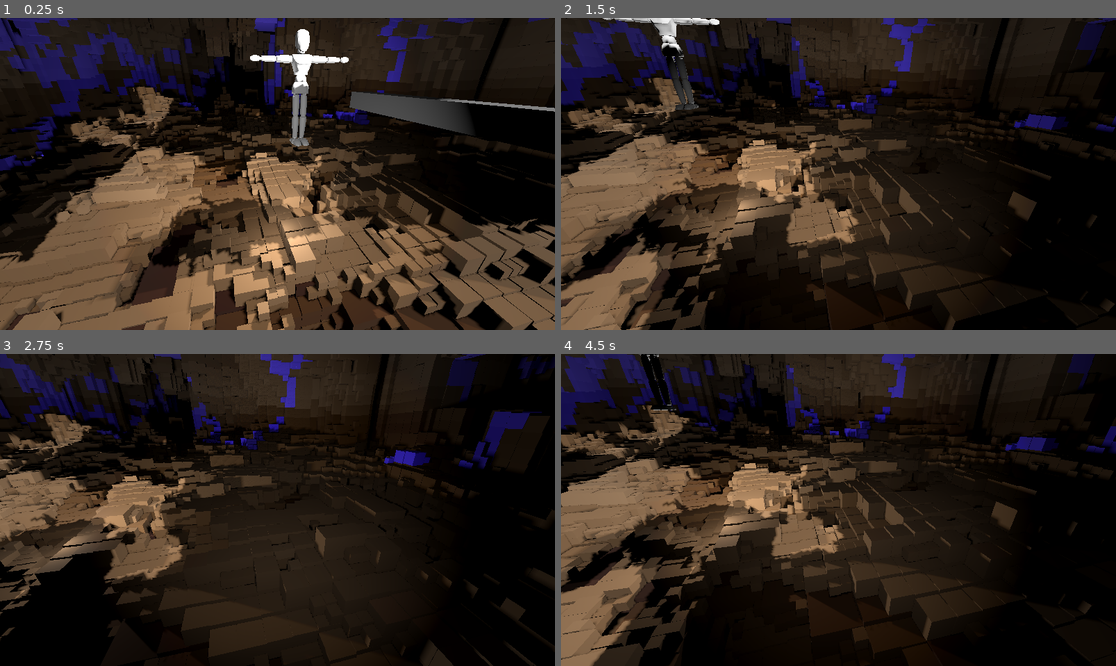
Above: before the commit, frames 1-4 (two rows, left to right).
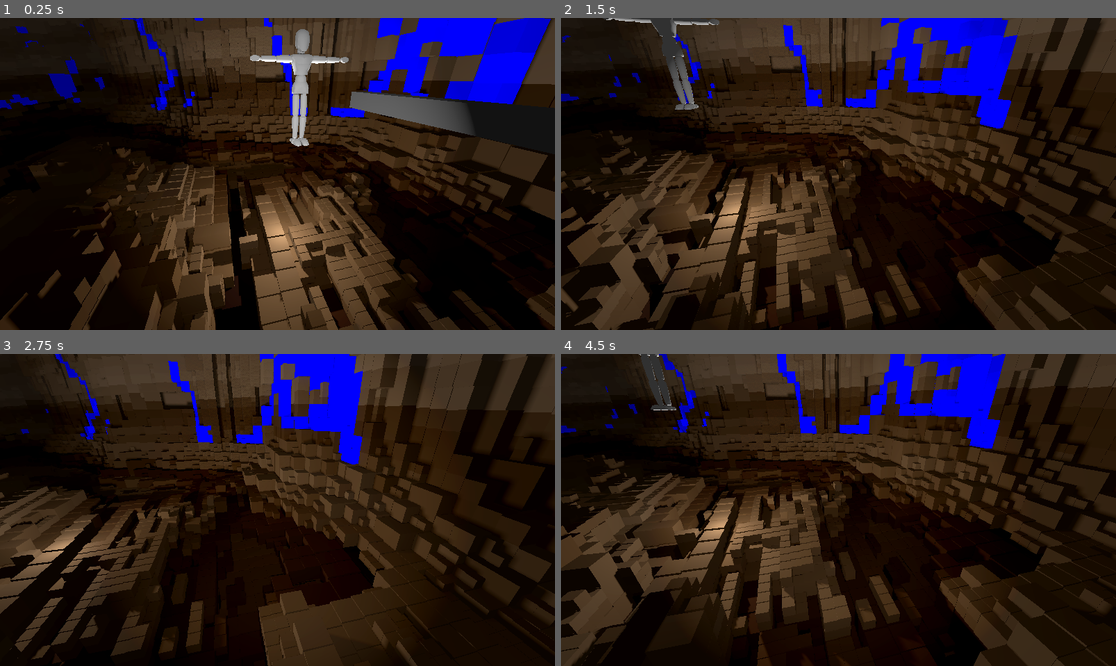
Above: after the commit, the same moments.

Repository: CodedNil/TestingVoxels
Game: Godot game, scene res://main_scene.tscn
Same seed, same stepped clock (60 frames per second), same inputs: the game is played once before the commit and once after it.
Inputs (mouse positions are in pixels of both pictures, inside the frame that each line leads up to):
- Up to frame 1 (0.25 s): no input
- Up to frame 2 (1.5 s): tap Enter at 0.5 s; move the mouse to (960, 158) at 0.52 s; hold D 0.53-1.25 s; tap Q at 0.6 s; click (960, 158) at 0.67 s; drag from (727, 189) to (810, 236) at 1.27 s
- Up to frame 3 (2.75 s): tap Space at 2 s; move the mouse to (333, 441) at 2.02 s; hold D from 2.03 s (still down); tap Shift at 2.1 s
- Up to frame 4 (4.5 s): release D at 2.75 s; drag from (810, 572) to (672, 463) at 2.77 s; tap Enter at 3.5 s; move the mouse to (1005, 556) at 3.52 s; hold A 3.53-4.25 s; tap Q at 3.6 s; drag from (672, 463) to (755, 432) at 4.27 s

The runs differ from the first frame. In frame 1, 68% of the frame differs, in the area x 0-100%, y 0-100%; in frame 2, 61%; in frame 3, 55%; in frame 4, 58%.
Error before the commit: Invalid call. Nonexistent function 'get_instance_count' in base 'float'. (res://voxel_gen.gd:380)

Commit message:
Added WorldEnvironment, Fog GI etc and voxelMaterials including emissive

Diff:
--- a/main_scene.tscn
+++ b/main_scene.tscn
@@ -8,6 +8,31 @@
 
 [sub_resource type="BoxMesh" id="BoxMesh_setls"]
 size = Vector3(0.1, 0.1, 1)
+
+[sub_resource type="Environment" id="Environment_0p6un"]
+background_mode = 1
+ambient_light_source = 2
+ambient_light_color = Color(0.196078, 0.196078, 0.196078, 1)
+ssr_enabled = true
+ssao_enabled = true
+ssao_detail = 5.0
+ssil_enabled = true
+sdfgi_enabled = true
+sdfgi_read_sky_light = false
+sdfgi_y_scale = 0
+sdfgi_energy = 3.0
+glow_enabled = true
+volumetric_fog_enabled = true
+volumetric_fog_albedo = Color(0.352941, 0.352941, 0.352941, 1)
+volumetric_fog_emission_energy = 0.0
+volumetric_fog_gi_inject = 10.61
+volumetric_fog_ambient_inject = 0.16
+volumetric_fog_sky_affect = 0.0
+volumetric_fog_temporal_reprojection_enabled = false
+
+[sub_resource type="CameraAttributesPractical" id="CameraAttributesPractical_eb5yk"]
+auto_exposure_enabled = true
+auto_exposure_min_sensitivity = 30.0
 
 [node name="MainScene" type="Node3D"]
 
@@ -27,10 +52,6 @@
 shadow_enabled = true
 omni_range = 25.0
 
-[node name="DirectionalLight3D" type="DirectionalLight3D" parent="."]
-transform = Transform3D(0.866025, -0.353553, 0.353553, 0, 0.707107, 0.707107, -0.5, -0.612372, 0.612372, 4.53756, 2.12132, -0.0423937)
-shadow_enabled = true
-
 [node name="Character" type="MeshInstance3D" parent="."]
 transform = Transform3D(0.3, 0, 0, 0, 0.3, 0, 0, 0, 0.3, 0, 0, 0)
 mesh = ExtResource("3_o8nm8")
@@ -40,3 +61,7 @@
 transform = Transform3D(1, 0, 0, 0, 1, 0, 0, 0, 1, -0.27854, 0.875934, 2.51841)
 mesh = SubResource("BoxMesh_setls")
 skeleton = NodePath("")
+
+[node name="WorldEnvironment" type="WorldEnvironment" parent="."]
+environment = SubResource("Environment_0p6un")
+camera_attributes = SubResource("CameraAttributesPractical_eb5yk")
--- a/voxel_gen.gd
+++ b/voxel_gen.gd
@@ -35,7 +35,7 @@
 		# Base world variables
 		# World height offset for nice gradient slopes, -2 to 2, could have caves going uphill or downhill
 		var worldNoise: FastNoiseLite = getNoise(0.03, 1234)
-		var height: float = worldNoise.get_noise_2dv(pos2d) * 2
+		var height: float = worldNoise.get_noise_2dv(pos2d / 10) * 10
 		# Temperature scale, between 0 cold and 1 hot
 		var temperature: float = 0.5 + worldNoise.get_noise_2dv(pos2d) * 0.5
 		# Humidity scale, between 0 dry and 1 wet
@@ -43,19 +43,20 @@
 		# Lushness scale, between 0 barren and 1 lush
 		var lushness: float = 0.5 + worldNoise.get_noise_2dv(pos2d) * 0.5
 
+		# Get position offset by noise, so it is not on a perfect grid
+		var horizontalOffset = Vector2(
+			worldNoise.get_noise_1d(pos2d.y / 4) * 60,
+			worldNoise.get_noise_1d(pos2d.x / 4) * 60,
+		)
+
 		# Get data for the room
 		# Get 2d room center position, pos2d snapped to nearest room spacing point
 		var roomPosition: Vector2 = Vector2(
 			round(pos2d.x / roomSpacing) * roomSpacing,
 			round(pos2d.y / roomSpacing) * roomSpacing
-		)
+		) + horizontalOffset
 		# Get room noise seed, based on room position
 		var roomSeed: float = roomPosition.x + roomPosition.y * 123
-		# Get room position offset by noise, so rooms are not perfectly aligned
-		roomPosition += Vector2(
-			worldNoise.get_noise_1d(roomPosition.y) * 30,
-			worldNoise.get_noise_1d(roomPosition.x) * 30,
-		)
 		# Get angle from center with x and z, from -pi to pi
 		var roomAngle: float = pos2d.angle_to_point(roomPosition)
 		# Get 2d distance from center with x and z
@@ -73,10 +74,10 @@
 		)
 
 		# Get data for the corridors
-		var corridorWidth: float = 6 + getNoise(0.3, roomSeed).get_noise_2dv(pos2d) * 8
+		var corridorWidth: float = 6 + worldNoise.get_noise_2dv(pos2d) * 8
 		var corridorDist: float = min(
-			abs(pos2d.x + getNoise(0.3, roomSeed).get_noise_1d(pos2d.y) * 8 - roomPosition.x),
-			abs(pos2d.y + getNoise(0.3, roomSeed).get_noise_1d(pos2d.x) * 8 - roomPosition.y),
+			abs(pos2d.x + worldNoise.get_noise_1d(pos2d.y) * 8 - roomPosition.x),
+			abs(pos2d.y + worldNoise.get_noise_1d(pos2d.x) * 8 - roomPosition.y),
 		)
 
 		return {
@@ -124,6 +125,28 @@
 			"inside3d": data3d.inside3d,
 		}
 
+# Define the materials
+var voxelMaterials: Dictionary = {}
+func _ready():
+	# Standard
+	voxelMaterials['standard'] = StandardMaterial3D.new()
+	voxelMaterials['standard'].albedo_color = Color(1, 1, 1)
+	voxelMaterials['standard'].vertex_color_use_as_albedo = true
+	voxelMaterials['standard'].shading_mode = StandardMaterial3D.SHADING_MODE_PER_VERTEX
+	voxelMaterials['standard'].roughness = 1
+	# Blue magic
+	voxelMaterials['bluemagic'] = StandardMaterial3D.new()
+	voxelMaterials['bluemagic'].albedo_color = Color(1, 1, 1)
+	voxelMaterials['bluemagic'].vertex_color_use_as_albedo = true
+	voxelMaterials['bluemagic'].shading_mode = StandardMaterial3D.SHADING_MODE_PER_VERTEX
+	voxelMaterials['bluemagic'].emission_enabled = true
+	voxelMaterials['bluemagic'].emission_energy = 1
+	voxelMaterials['bluemagic'].emission = Color(0, 0, 0.5)
+	voxelMaterials['bluemagic'].rim_enabled = true
+	voxelMaterials['bluemagic'].rim = 1
+	voxelMaterials['bluemagic'].rim_tint = 0.5
+
+
 # Chunk class
 class Chunk:
 	extends Node3D
@@ -140,29 +163,36 @@
 	# Create a chunk at a position
 	func _init(initPos):
 		pos = initPos
+
+	# Create the meshes for the chunk
+	func initMeshes():
 		# Create multi meshes for each subdivision level
 		var cVoxelSize: float = chunkSize
 		while cVoxelSize > smallestVoxelSize:
 			cVoxelSize /= 2
 
 			if cVoxelSize <= largestVoxelSize:
-				# Create the multi mesh instance
-				var multiMesh: MultiMesh = MultiMesh.new()
-				multiMesh.transform_format = MultiMesh.TRANSFORM_3D
-				multiMesh.use_colors = true
-				multiMesh.use_custom_data = false
-				multiMesh.instance_count = 0
-				multiMesh.mesh = BoxMesh.new()
-				multiMesh.mesh.size = Vector3(cVoxelSize, cVoxelSize, cVoxelSize)
-				var meshInstance: MultiMeshInstance3D = MultiMeshInstance3D.new()
-				meshInstance.multimesh = multiMesh
-				# Add material
-				meshInstance.material_override = StandardMaterial3D.new()
-				meshInstance.material_override.albedo_color = Color(1, 1, 1)
-				meshInstance.material_override.vertex_color_use_as_albedo = true
-				# Add to scene
-				add_child(meshInstance)
-				multiMeshes[cVoxelSize] = [multiMesh]
+				# Create the multi mesh instances per material
+				var meshes = {}
+				var materials = get_parent().voxelMaterials
+				for material in materials:
+					var multiMesh: MultiMesh = MultiMesh.new()
+					multiMesh.transform_format = MultiMesh.TRANSFORM_3D
+					multiMesh.use_colors = true
+					multiMesh.use_custom_data = false
+					multiMesh.instance_count = 0
+					multiMesh.mesh = BoxMesh.new()
+					multiMesh.mesh.size = Vector3(cVoxelSize, cVoxelSize, cVoxelSize)
+					var meshInstance: MultiMeshInstance3D = MultiMeshInstance3D.new()
+					meshInstance.multimesh = multiMesh
+					# Add material
+					meshInstance.material_override = materials[material]
+					# Add to scene
+					add_child(meshInstance)
+					# Add to array
+					meshes[material] = [multiMesh, []]
+				# Add all arrays to the multiMeshes array
+				multiMeshes[cVoxelSize] = meshes
 
 		# Create the first subdivision
 		subdivideVoxel(pos, chunkSize)
@@ -171,19 +201,20 @@
 	func rerenderMultiMeshes():
 		# Count number of voxels at each size, and set instance count, and create the meshes
 		for size in multiMeshes:
-			if multiMeshes[size][0].instance_count != len(multiMeshes[size]) - 1:
-				multiMeshes[size][0].instance_count = len(multiMeshes[size]) - 1
-				for i in range(len(multiMeshes[size])):
-					if i > 0:
-						multiMeshes[size][0].set_instance_transform(
-							i - 1, Transform3D(Basis(), multiMeshes[size][i][0])
-						)
-						multiMeshes[size][0].set_instance_color(i - 1, multiMeshes[size][i][1])
+			for material in multiMeshes[size]:
+				var mesh = multiMeshes[size][material][0]
+				var meshArray = multiMeshes[size][material][1]
+				if mesh.instance_count != len(meshArray):
+					mesh.instance_count = len(meshArray)
+					for i in range(len(meshArray)):
+						mesh.set_instance_transform(i, Transform3D(Basis(), meshArray[i][0]))
+						mesh.set_instance_color(i, meshArray[i][1])
 
 	func renderVoxel(pos2d, pos3d, data2d, data3d, size):
 		# Color from dark to light gray as height increases
 		var shade: float = pos3d.y / 30
 		var color: Color = Color(0.5 + shade, 0.4 + shade, 0.3 + shade)
+		var material: String = 'standard'
 		# Give the color horizontal lines from noise to make it look more natural
 		var noiseShade: float = (
 			data2d.worldNoise.get_noise_1d(pos3d.y * 20 + pos3d.x * 0.01 + pos3d.z + 0.01)
@@ -196,10 +227,12 @@
 		# Add blue magic lines based on 3d noise
 		if pos3d.y > -2:
 			var noiseMagic: float = data2d.worldNoise.get_noise_3dv(pos3d * 2)
-			color += Color(0, 0, 1 if abs(noiseMagic) < 0.05 else 0)
+			if abs(noiseMagic) < 0.05:
+				color = color * 0.1 + Color(0, 0, 1 - abs(noiseMagic) * 10)
+				material = 'bluemagic'
 
 		# Add mesh to multi mesh
-		multiMeshes[size].append([data3d.posJittered, color])
+		multiMeshes[size][material][1].append([data3d.posJittered, color])
 
 		# Add collision shape
 		# if size >= 0.5:
@@ -313,7 +346,7 @@
 	for i in range(renderDistance**2):
 		if (-hRD <= x and x <= hRD) and (-hRD <= z and z <= hRD):
 			# Get chunk position
-			for y in [0, -1]:
+			for y in [0, -1, 1]:
 				# Get chunks distance for quality level
 				var chunkDistance: float = Vector3(x, y, z).length()
 				# Ignore chunks in a radius outside the render distance
@@ -326,6 +359,7 @@
 				if chunk == null:
 					chunk = Chunk.new(renderChunkPos)
 					add_child(chunk)
+					chunk.initMeshes()
 					chunks[renderChunkPos] = chunk
 				else:
 					# Get the chunks minimum voxel size, based on how close it is to the camera, halved from max each time
@@ -375,9 +409,11 @@
 			chunks[chunkPos].queue_free()
 			chunks.erase(chunkPos)
 		else:
-			totalMeshes += chunks[chunkPos].multiMeshes.size()
-			for multiMesh in chunks[chunkPos].multiMeshes:
-				totalVoxels += multiMesh.get_instance_count()
+			for size in chunks[chunkPos].multiMeshes:
+				for material in chunks[chunkPos].multiMeshes[size]:
+					var mesh = chunks[chunkPos].multiMeshes[size][material][0]
+					totalMeshes += 1
+					totalVoxels += mesh.instance_count
 
 	# Print stats
 	var message: Array = []
Not shown: 1 places in main_scene.tscn that only renumber resources
